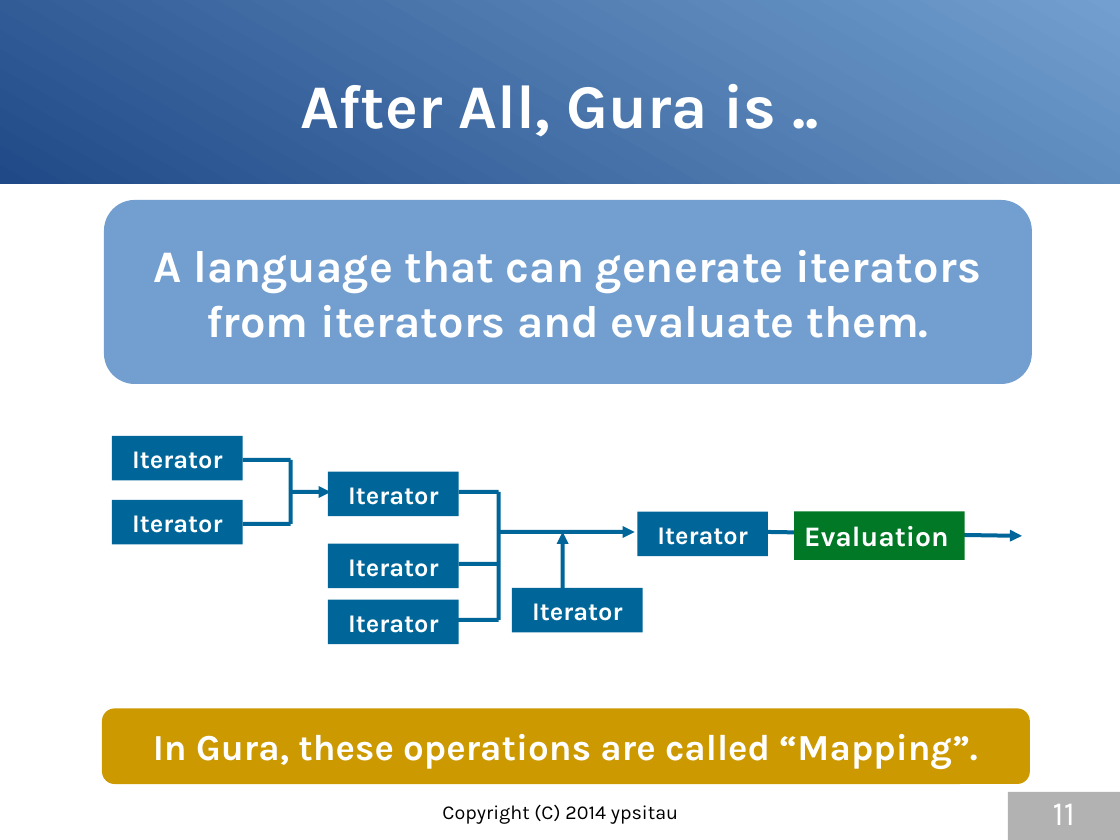
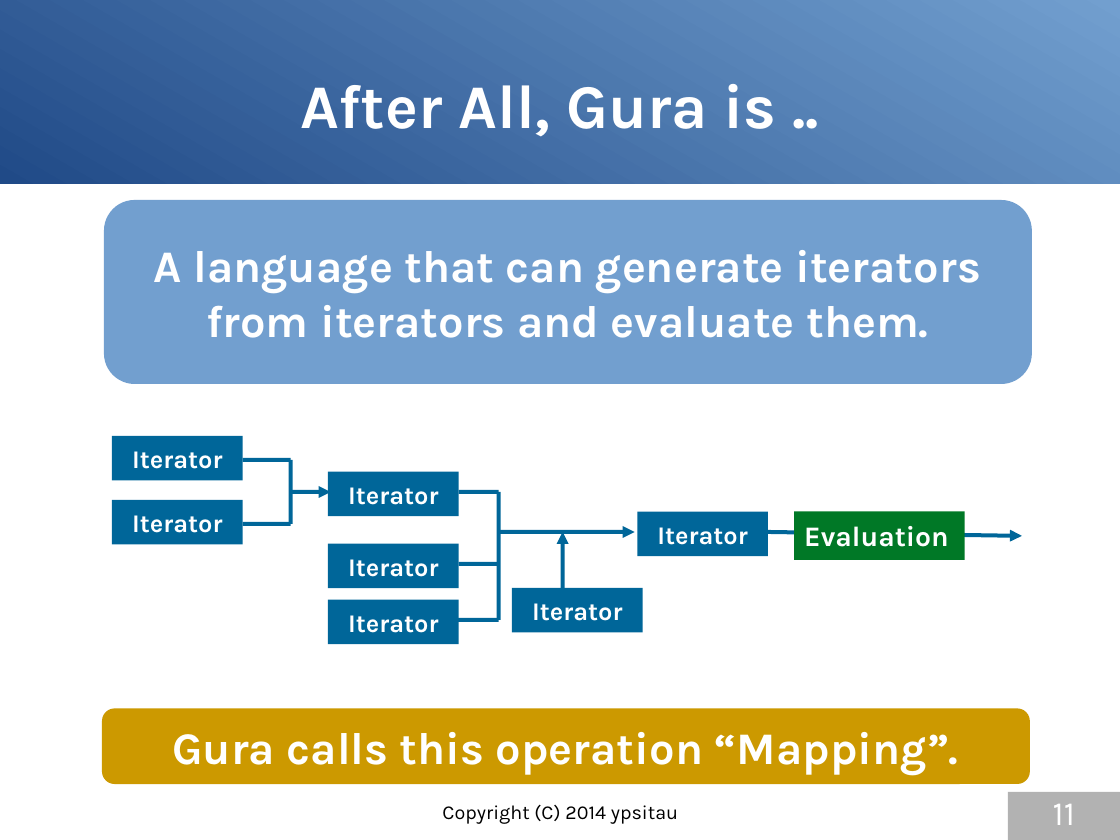
Before and after one commit to gura-lang/gura-doc, a slide deck: slide 11 of presentation/gura-introduction-e.odp. Drawn at 1120x840 pixels with LibreOffice and Linux fonts; fonts in the diff are those of the drawing. Boxes give left, top, right and bottom in pixels: in the first picture for what was removed or moved away, otherwise in the second. Text is boxed around its words. In the diff, an @@ line names an element or a change of style, - is before the commit and + after.

```diff
--- a/presentation/gura-introduction-e.odp
+++ b/presentation/gura-introduction-e.odp
@@ text in rounded rectangle at <box>172,732,959,776</box>: text changed; size 26 to 32 pt @@
-In Gura, these operations are called “Mapping”.
+Gura calls this operation “Mapping”.
```
Also in this commit, not shown: 12 other slides changed, 1 other file.
